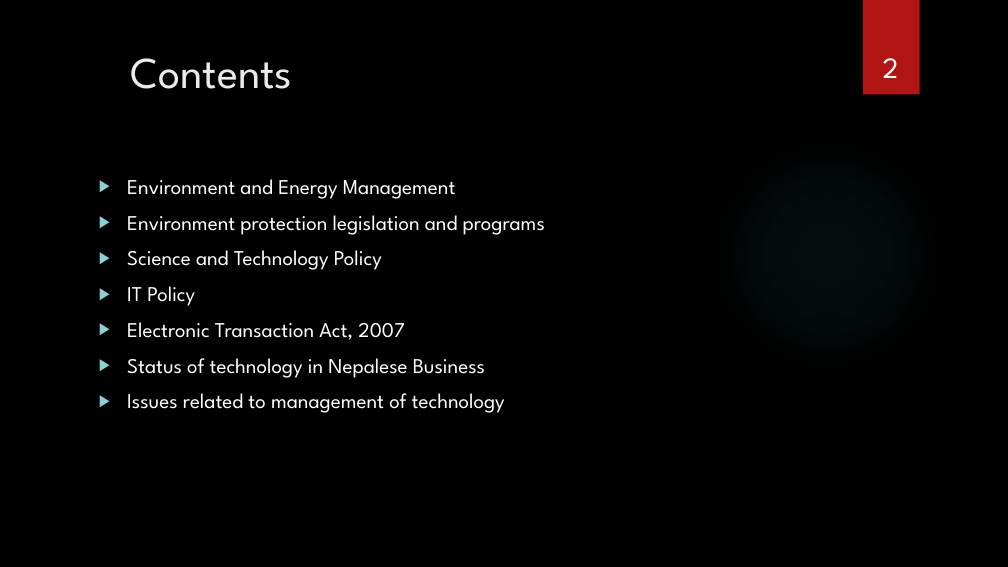
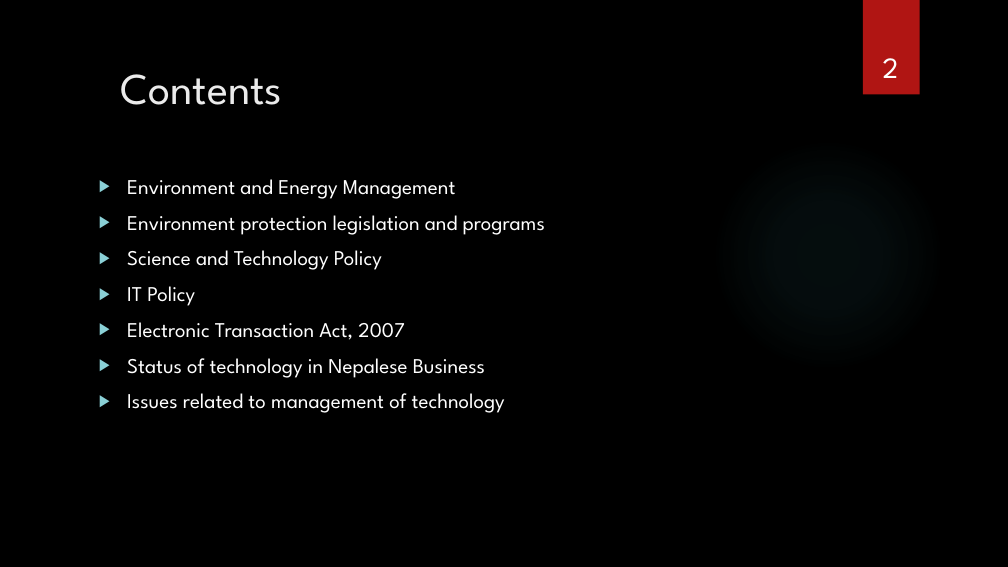
Before and after one commit to spaggiari65/present, a slide deck: slide 2 of Chapter12.pptx. Drawn at 1008x567 pixels with LibreOffice and Linux fonts; fonts in the diff are those of the drawing; background and template pictures are left out. Boxes give left, top, right and bottom in pixels: in the first picture for what was removed or moved away, otherwise in the second. Text is boxed around its words. In the diff, an @@ line names an element or a change of style, - is before the commit and + after.

```diff
--- a/Chapter12.pptx
+++ b/Chapter12.pptx
@@ title "Contents": place and size @@
-title "Contents" at box(131, 58, 293, 89)
+title "Contents" at box(121, 74, 283, 105)
```
Also in this commit, not shown: 8 other slides changed, 4 slides added.
